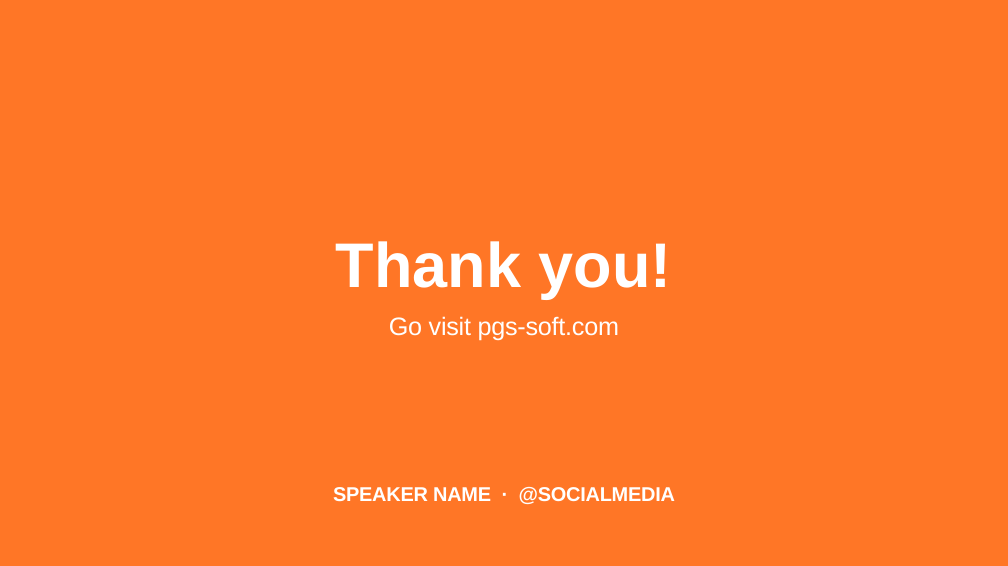
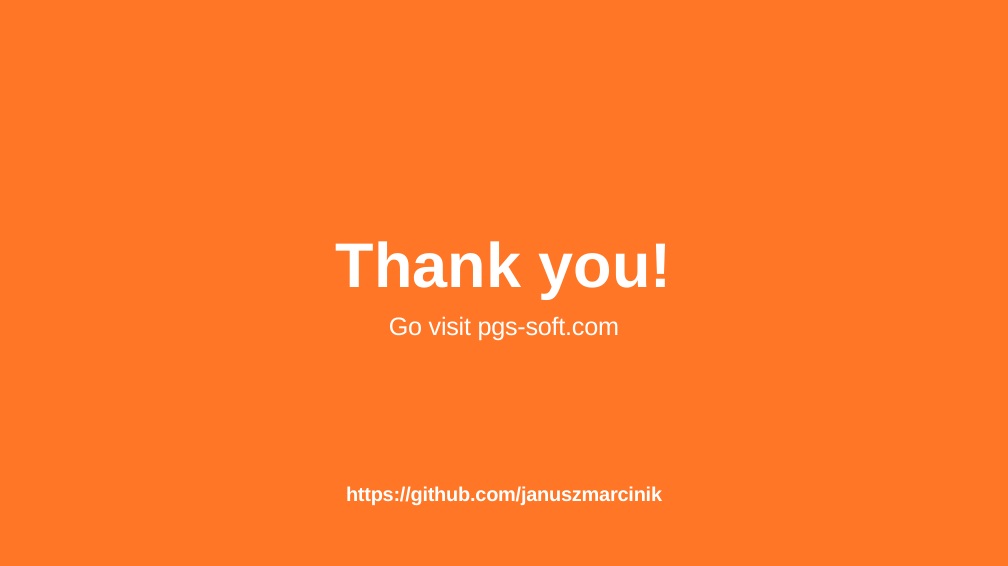
Before and after one commit to januszmarcinik/.NET-getting-started, a slide deck: slide 28 of PGS SharpDev.pptx (slide 127 before the commit). Drawn at 1008x566 pixels with LibreOffice and Linux fonts; fonts in the diff are those of the drawing; background and template pictures are left out. Boxes give left, top, right and bottom in pixels: in the first picture for what was removed or moved away, otherwise in the second. Text is boxed around its words. In the diff, an @@ line names an element or a change of style, - is before the commit and + after.

```diff
--- a/PGS SharpDev.pptx
+++ b/PGS SharpDev.pptx
@@ text at (x1=346, y1=486, x2=662, y2=505): text changed @@
-SPEAKER NAME · @SOCIALMEDIA
+https://github.com/januszmarcinik
```
Also in this commit, not shown: 2 other slides changed, 7 slides added, 106 slides removed, 4 other files.
